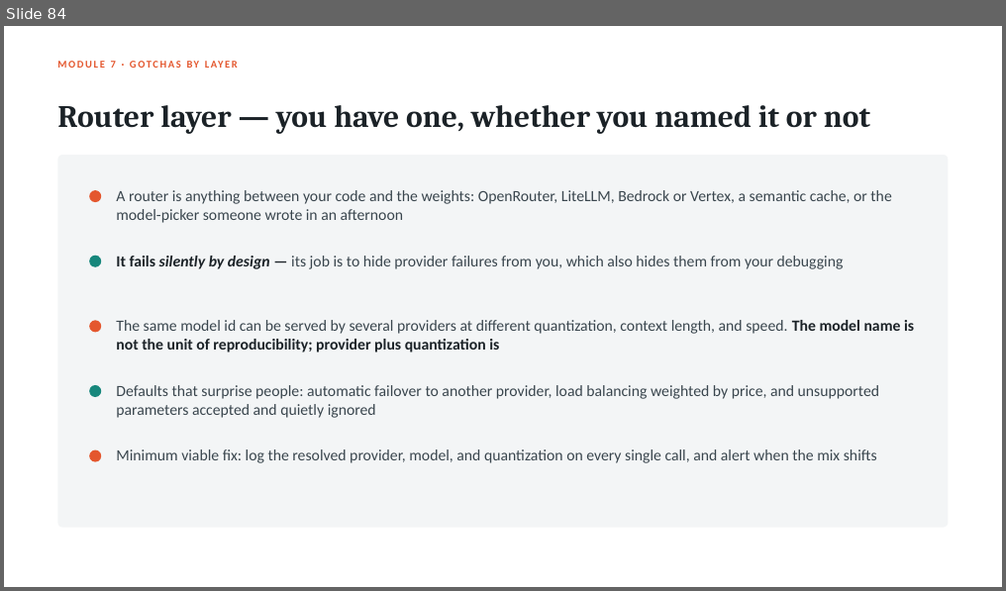
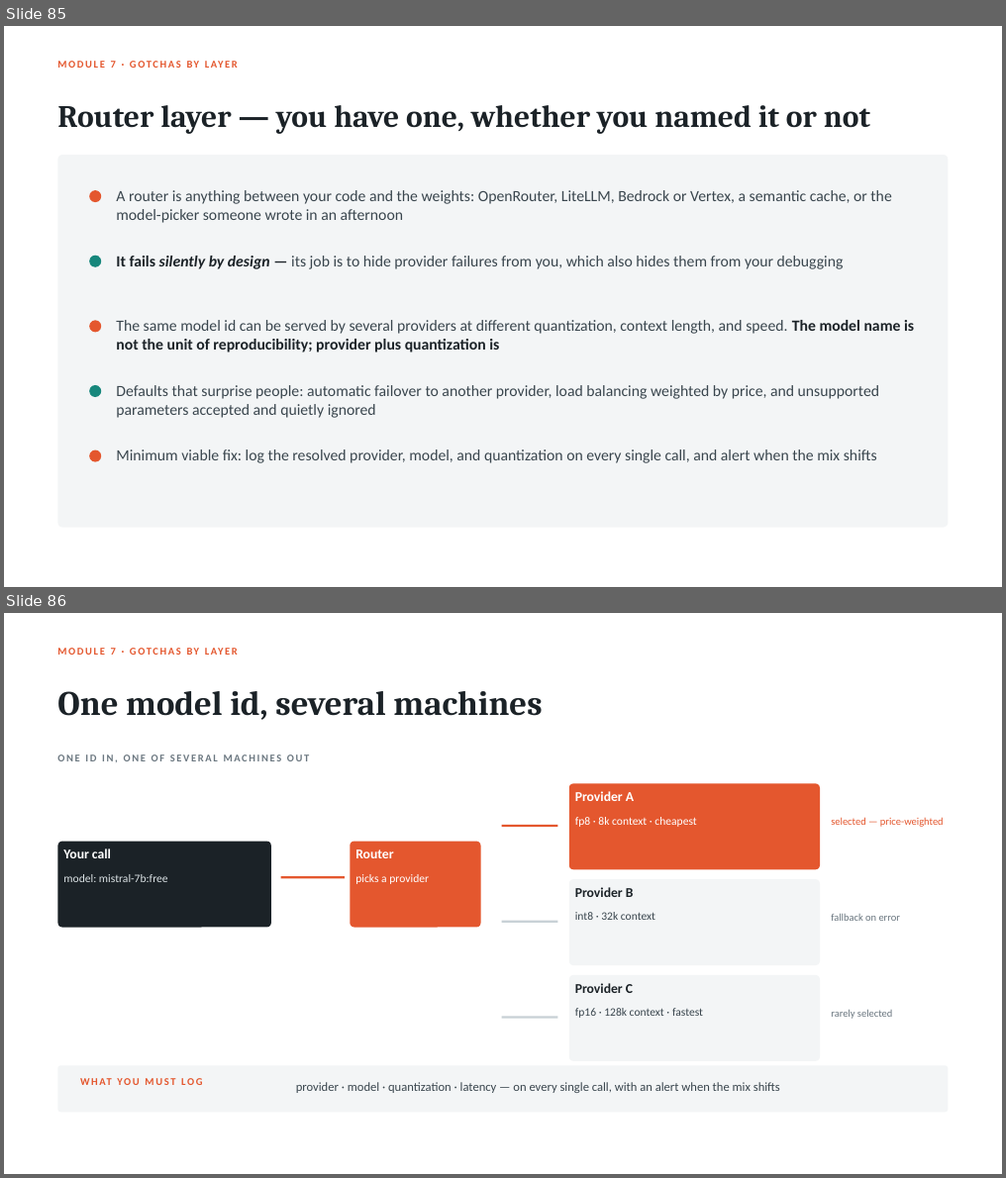
Before and after one commit to RickZee/ai-workshop, a slide deck: presentation/ai-foundations-for-engineers.pptx. Shown one above the other, each under a label of ours: slide 84 before the commit, slides 85 and 86 after it. The pictures are 1006x591 and 1006x1178 pixels, drawn with LibreOffice and Linux fonts; fonts in the diff are those of the drawing. Boxes give left, top, right and bottom in pixels: in the first picture for what was removed or moved away, otherwise in the second. Text is boxed around its words. In the diff, an @@ line names an element or a change of style, - is before the commit and + after.

```diff
--- a/presentation/ai-foundations-for-engineers.pptx
+++ b/presentation/ai-foundations-for-engineers.pptx
@@ slide 86 added at [4,613,1002,1174], background #FFFFFF @@
@@ text added at [111,648,116,655], 10 pt, text #E4572E, bold @@
+MODULE 7 · GOTCHAS BY LAYER
@@ text added at [57,691,542,720], 33 pt, text #1B2227, bold @@
+One model id, several machines
@@ text added at [57,755,309,762], 10 pt, text #6B7780, bold @@
+ONE ID IN, ONE OF SEVERAL MACHINES OUT
@@ rounded rectangle added at [569,783,820,869], fill #E4572E @@
@@ text added at [575,791,634,801], 13 pt, text #FFFFFF, bold @@
+Provider A
@@ text added at [575,817,696,827], 11 pt, text #FFFFFF @@
+fp8 · 8k context · cheapest
@@ text added at [831,817,944,827], 10 pt, text #E4572E @@
+selected — price-weighted
@@ rounded rectangle added at [57,842,271,928], fill #1B2227 @@
@@ text added at [63,849,111,859], 13 pt, text #FFFFFF, bold @@
+Your call
@@ rounded rectangle added at [350,842,481,928], fill #E4572E @@
@@ text added at [355,850,393,859], 13 pt, text #FFFFFF, bold @@
+Router
@@ rectangle added at [502,825,558,827], fill #E4572E @@
@@ text added at [63,874,168,882], 11 pt, text #DCE3E6 @@
+model: mistral-7b:free
@@ rectangle added at [281,876,345,878], fill #E4572E @@
@@ text added at [355,874,429,884], 11 pt, text #FFFFFF @@
+picks a provider
@@ rounded rectangle added at [569,879,820,965], fill #F3F5F6 @@
@@ text added at [575,887,634,897], 13 pt, text #1B2227, bold @@
+Provider B
@@ rectangle added at [502,921,558,923], fill #C8D1D6 @@
@@ text added at [575,912,655,920], 11 pt, text #3A464E @@
+int8 · 32k context
@@ text added at [831,914,901,921], 10 pt, text #6B7780 @@
+fallback on error
@@ rounded rectangle added at [569,975,820,1061], fill #F3F5F6 @@
@@ text added at [575,983,633,993], 13 pt, text #1B2227, bold @@
+Provider C
@@ rectangle added at [502,1017,558,1019], fill #C8D1D6 @@
@@ text added at [575,1008,703,1018], 11 pt, text #3A464E @@
+fp16 · 128k context · fastest
@@ text added at [831,1010,892,1019], 10 pt, text #6B7780 @@
+rarely selected
@@ rounded rectangle added at [57,1065,948,1112], fill #F3F5F6 @@
@@ text added at [80,1075,320,1095], 10 pt, text #E4572E, bold @@
+WHAT YOU MUST LOG
@@ text added at [296,1082,780,1093], 12 pt, text #3A464E @@
+provider · model · quantization · latency — on every single call, with an alert when the mix shifts
@@ what was slide 84 is now slide 85 @@
```
Also in this commit, not shown: 3 slides changed, 2 other slides added, 1 slide removed, 1 other file.
